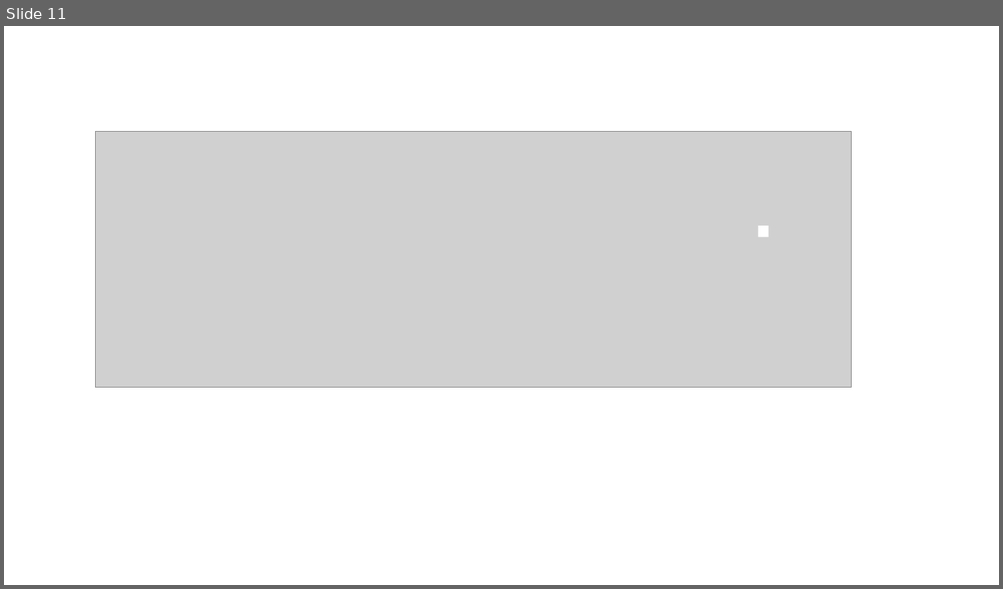
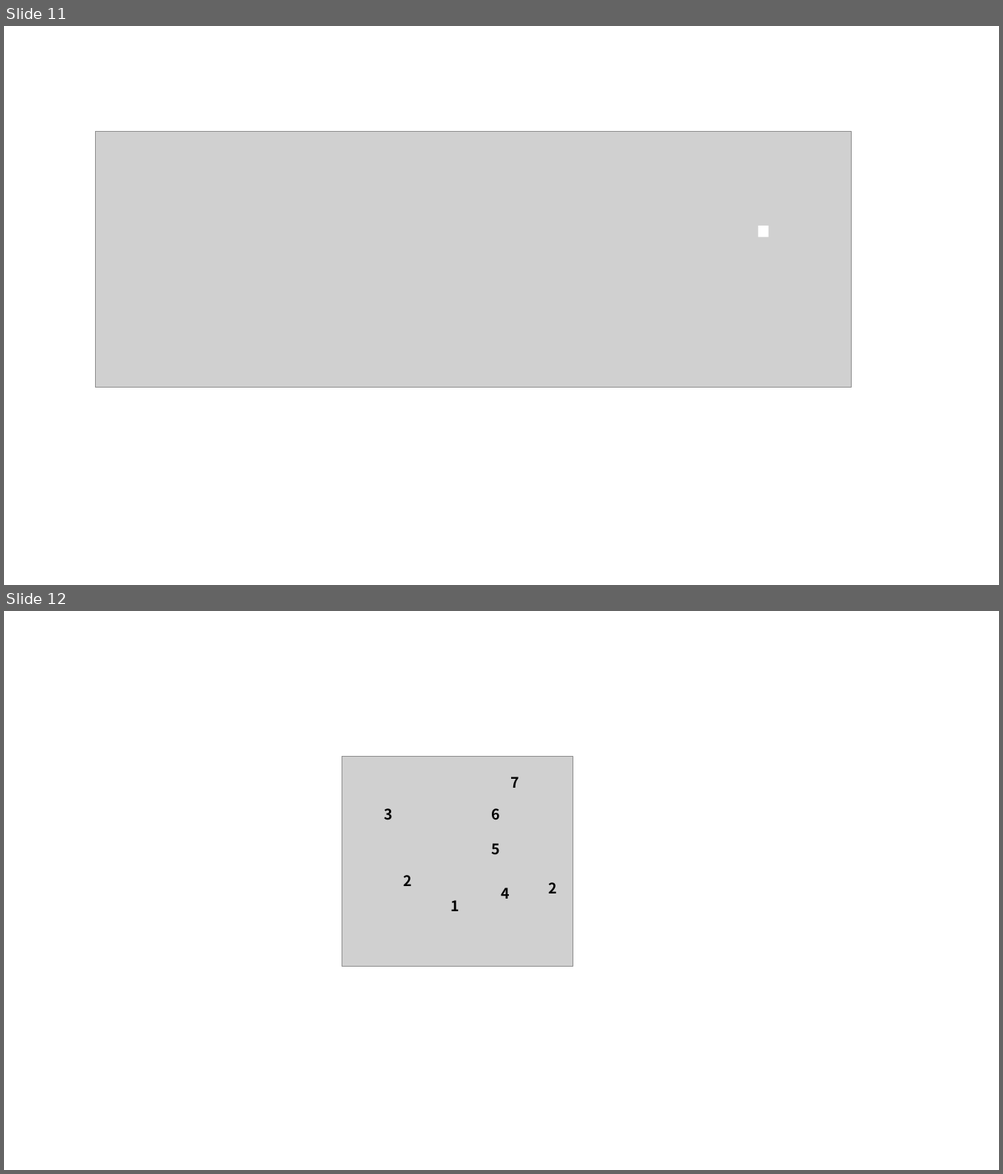
Before and after one commit to gmlyytt-YANG/img-repo, a slide deck: pictures.pptx. Shown one above the other, each under a label of ours: slide 11 before the commit, slides 11 and 12 after it. The pictures are 1003x589 and 1003x1174 pixels, drawn with LibreOffice and Linux fonts; fonts in the diff are those of the drawing; grey boxes stand for pictures. Boxes give left, top, right and bottom in pixels: in the first picture for what was removed or moved away, otherwise in the second. Text is boxed around its words. In the diff, an @@ line names an element or a change of style, - is before the commit and + after.

```diff
--- a/pictures.pptx
+++ b/pictures.pptx
@@ slide 12 added at <box>4,611,999,1170</box>, background #FFFFFF @@
@@ group added at <box>342,757,572,967</box>: 8 texts, 1 picture @@
+3
+2
+1
+4
+5
+6
+7
+2
```
Also in this commit, not shown: 2 other files.
